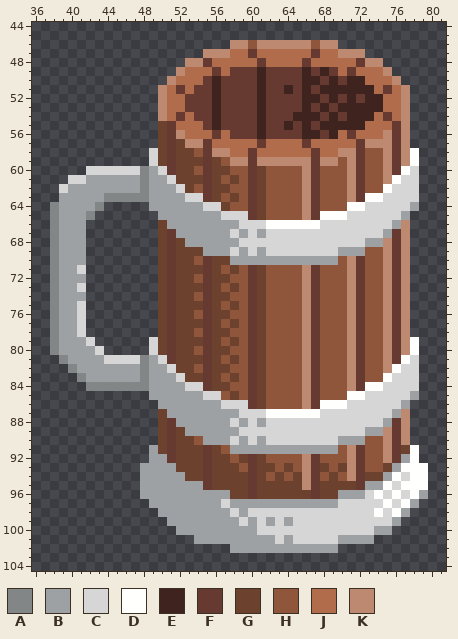
Two states of a sprite sheet, TCC_Mark_Roger/Assets/Sprites/Desafio1-3/newCupSilhouete.png. That is the earlier state.
The file is 128x128 pixels. Colours within 5 levels of each other are drawn and written as one. Shown: x 36..81, y 44..104.
Palette (. is transparent): A #838687  B #9ea1a3  C #d6d6d6  D #fffffe  E #3e231e  F #663931  G #6c422e  H #8f563b  J #b16c4b  K #bd8971
Pixels before (only the part around the change), first column x 36:
 44 ..............................................
 45 ..............................................
 46 ......................KKHKKKKKKHKK............
 47 ...................KKKJJFJJJJJJFJJKKK.........
 48 .................KKFJJJJJFJJJJFJJJJJFKK.......
 49 ................KJJJFJFFFEFFFFEFEFJFJJJK......
 50 ...............KJJJFEFFFFEFFFFEEFEFEEJJJK.....
 51 ..............KJFJFFEFFFFEFFEFEFEEEEEEJFJK....
 52 ..............KJJFFFEFFFFEFFFFEEFEFEFEEJJK....
 53 ..............KJJFFFEFFFFEFFFFEFEFEEEEEJJK....
 54 ..............KJFJFFEFFFFEFFFEEEFEFEEEJFJK....
 55 ..............GFJJJFEFFFFEFFEFEFEEEEEJJJFK....
 56 ..............GFKJJJFJFFFEFFFFEEFEJFJJJKFK....
 57 ..............GFGKKFJJJJJFJJJJFJJJJJFKKKFK....
 58 .............CGFGGHFKKJJFJJJJJJFJJKKFHHKFKD...
 59 .............CGFGGGFGHKKFKKKKKKFKKHKFHHKFKD...
 60 ......CCCCCCABCFGGHFGGHHFGHHHHKFHHHKFHHKFDC...
 61 ....CCBBBBBBABBCGGGFGHGHFGHHHHKFHHHKFHHKDCC...
 62 ...CBBBBBBBBABBBCGHFGGHHFGHHHHKFHHHKFHHDCCC...
 63 ...BBBBBAAAAABBBBCCFGHGHFGHHHHKFHHHKFDDCCCC...
 64 ..ABBBBA.....BBBBBBCCGHHFGHHHHKFHHHDDCCCCCB...
 65 ..ABBBA.......BBBBBBBCCCFGHHHHKFDDDCCCCCCB....
 66 ..ABBB........GBBBBBBBBCCCDDDDDDCCCCCCCCBK....
 67 ..ABBB........GFBBBBBBCBCBCCCCCCCCCCCCCBFK....
 68 ..ABBB........GFGBBBBBBCCCCCCCCCCCCCCBBKFK....
 69 ..ABBB........GFGGGBBBCBCBCCCCCCCCBBBHHKFK....
 70 ..ABBB........GFGGHFGGBBBBBBBBBBBBHKFHHKFK....
 71 ..ABBC........GFGGGFGHGHFGHHHHKFHHHKFHHKFK....
 72 ..ABBB........GFGGHFGGHHFGHHHHKFHHHKFHHKFK....
 73 ..ABBC........GFGGGFGHGHFGHHHHKFHHHKFHHKFK....
 74 ..ABBB........GFGGHFGGHHFGHHHHKFHHHKFHHKFK....
 75 ..ABBC........GFGGGFGHGHFGHHHHKFHHHKFHHKFK....
 76 ..ABBC........GFGGHFGGHHFGHHHHKFHHHKFHHKFK....
 77 ..ABBC........GFGGGFGHGHFGHHHHKFHHHKFHHKFK....
 78 ..ABBC........GFGGHFGGHHFGHHHHKFHHHKFHHKFK....
 79 ..ABBBC......CGFGGGFGHGHFGHHHHKFHHHKFHHKFKD...
 80 ..ABBBBC.....CGFGGHFGGHHFGHHHHKFHHHKFHHKFKD...
 81 ...ABBBBCCCCABCFGGGFGHGHFGHHHHKFHHHKFHHKFDC...
 82 ....ABBBBBBBABBCGGHFGGHHFGHHHHKFHHHKFHHKDCC...
 83 .....ABBBBBBABBBCGGFGHGHFGHHHHKFHHHKFHHDCCC...
 84 ......AAAAAAABBBBCCFGGHHFGHHHHKFHHHKFDDCCCC...
 85 .............BBBBBBCCHGHFGHHHHKFHHHDDCCCCCB...
 86 ..............BBBBBBBCCCFGHHHHKFDDDCCCCCCB....
 87 ..............GBBBBBBBBCCCDDDDDDCCCCCCCCBK....
 88 ..............GFBBBBBBCBCBCCCCCCCCCCCCCBFK....
 89 ..............GFGBBBBBBCCCCCCCCCCCCCCBBKFK....
 90 ..............GFGGHBBBCBCBCCCCCCCCBBBHHKFK....
 91 .............BGFGGGFGHBBBBBBBBBBBBHKFHHKFGD...
 92 .............BBFGGGFGGHGFGHHHHKFHHHKFHHKFBD...
 93 ............BBBBGGGFGGGHFGGHGHKFGHGKFHHGBDDD..
 94 ............BBBBBGGFGGGGFGHGHGKFHGHKFGGBDCDD..
 95 ............BBBBBBBFGGGGFGGGGGKFGGGGFBBDCDDD..
 96 ............BBBBBBBBBBGGFGGGGGGFGGBBBCDCDCDB..
 97 .............BBBBBBBBCBBBBBBBBBBBBCCCCCDCDB...
 98 ..............BBBBBBBBCBCCCCCCCCCCCCCCDCDB....
 99 ...............BBBBBBBBCBCBCBCCCCCCCCCCCB.....
100 ................BBBBBBBBBCCCCCCCCCCCCCBB......
101 ..................BBBBBBBBBCBCCCCCBBBB........
102 ......................BBBBBBBBBBBB............
103 ..............................................
104 ..............................................
Now the later version:
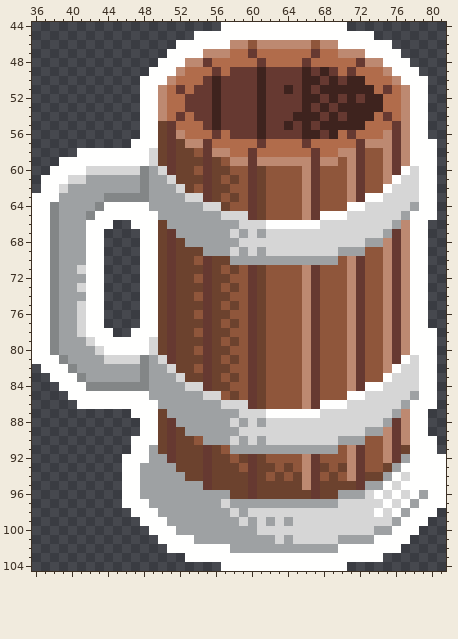
The exact change:
Changed rows in their new state; - is an unchanged pixel.
first column x 36:
 44 ---------------------DDDDDDDDDDDDDD-----------
 45 ------------------DDDDDDDDDDDDDDDDDDDD--------
 46 ----------------DDDDDD------------DDDDDD------
 47 ---------------DDDD------------------DDDD-----
 48 --------------DDD----------------------DDD----
 49 -------------DDD------------------------DDD---
 50 ------------DDD--------------------------DDD--
 51 ------------DD----------------------------DD--
 52 ------------DD----------------------------DD--
 53 ------------DD----------------------------DD--
 54 ------------DD----------------------------DD--
 55 ------------DD----------------------------DD--
 56 ------------DD----------------------------DD--
 57 -----------DDD----------------------------DDD-
 58 -----DDDDDDDD------------------------------DD-
 59 ---DDDDDDDDDD------------------------------DD-
 60 --DDDD-------------------------------------DD-
 61 -DDD---------------------------------------DD-
 62 -DD----------------------------------------DD-
 63 DDD----------------------------------------DD-
 64 DD------DDDDD------------------------------DD-
 65 DD-----DDDDDDD----------------------------DDD-
 66 DD----DDD--DDD----------------------------DD--
 67 DD----DD----DD----------------------------DD--
 68 DD----DD----DD----------------------------DD--
 69 DD----DD----DD----------------------------DD--
 70 DD----DD----DD----------------------------DD--
 71 DD----DD----DD----------------------------DD--
 72 DD----DD----DD----------------------------DD--
 73 DD----DD----DD----------------------------DD--
 74 DD----DD----DD----------------------------DD--
 75 DD----DD----DD----------------------------DD--
 76 DD----DD----DD----------------------------DD--
 77 DD----DD----DD----------------------------DD--
 78 DD----DDD--DDD----------------------------DDD-
 79 DD-----DDDDDD------------------------------DD-
 80 DD------DDDDD------------------------------DD-
 81 DDD----------------------------------------DD-
 82 -DDD---------------------------------------DD-
 83 --DDD--------------------------------------DD-
 84 ---DDD-------------------------------------DD-
 85 ----DDDDDDDDD------------------------------DD-
 86 -----DDDDDDDDD----------------------------DDD-
 87 -----------DDD----------------------------DD--
 88 ------------DD----------------------------DD--
 89 ------------DD----------------------------DD--
 90 -----------DDD----------------------------DDD-
 91 -----------DD------------------------------DD-
 92 ----------DDD------------------------------DDD
 93 ----------DD--------------------------------DD
 94 ----------DD--------------------------------DD
 95 ----------DD--------------------------------DD
 96 ----------DD--------------------------------DD
 97 ----------DDD------------------------------DDD
 98 -----------DDD----------------------------DDD-
 99 ------------DDD--------------------------DDD--
100 -------------DDD------------------------DDD---
101 --------------DDDD--------------------DDDD----
102 ---------------DDDDDDD------------DDDDDDD-----
103 -----------------DDDDDDDDDDDDDDDDDDDDDD-------
104 ---------------------DDDDDDDDDDDDDD-----------
